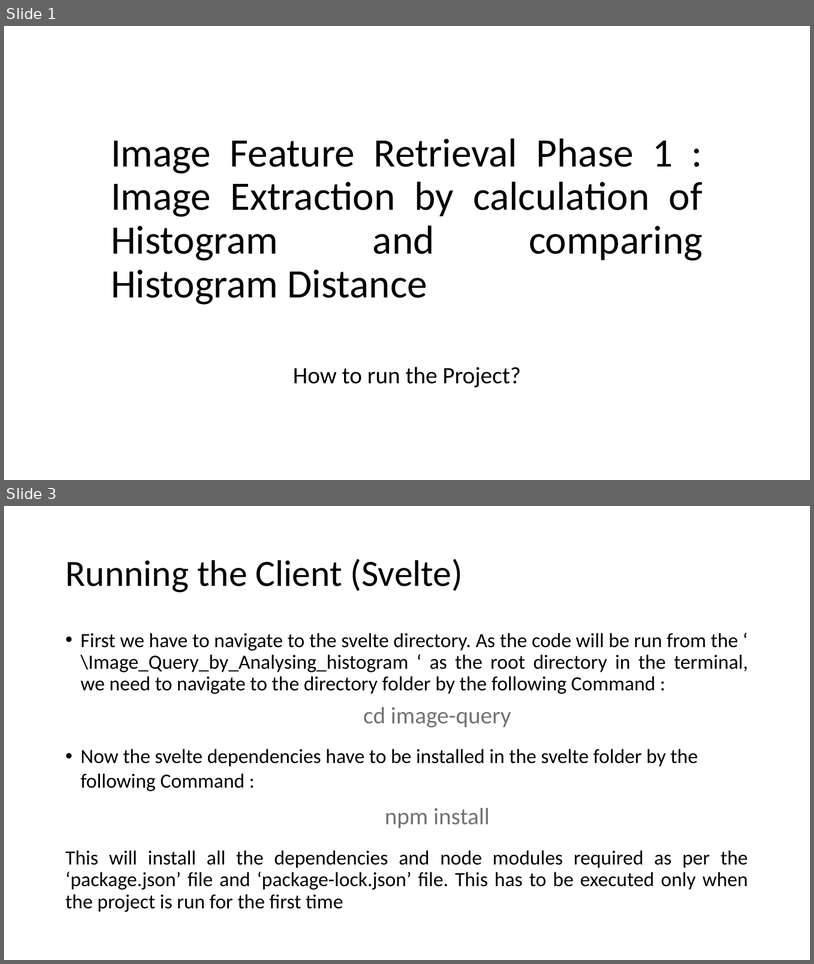
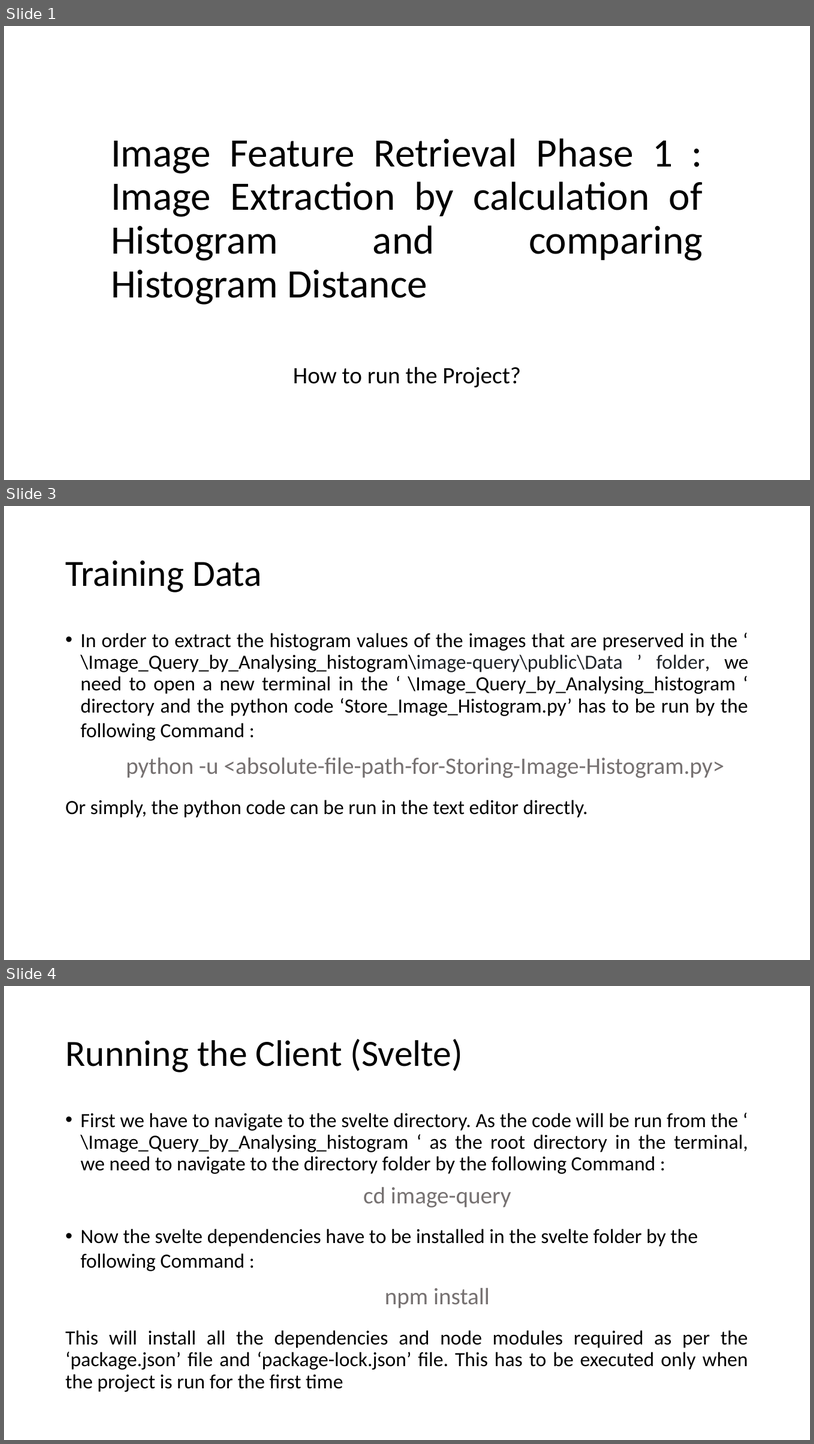
Before and after one commit to Saha-Kuljit-Shantanu/Image_Query_by_Analysing_Histogram_Distance, a slide deck: How to Run this project.pptx. Shown one above the other, each under a label of ours: slides 1 and 3 before the commit, slides 1, 3 and 4 after it; the slides between them are not shown. The pictures are 814x964 and 814x1444 pixels, drawn with LibreOffice and Linux fonts; fonts in the diff are those of the drawing. Boxes give left, top, right and bottom in pixels: in the first picture for what was removed or moved away, otherwise in the second. Text is boxed around its words. In the diff, an @@ line names an element or a change of style, - is before the commit and + after.

Commit message:
Added data

```diff
--- a/How to Run this project.pptx
+++ b/How to Run this project.pptx
@@ slide 3 added at <box>4,506,810,960</box>, background #FFFFFF @@
@@ title added at <box>65,560,262,592</box>, 44 pt, text #000000 @@
+Training Data
@@ text added at <box>65,633,749,817</box>, 24 pt, text #000000 @@
+• In order to extract the histogram values of the images that are preserved in the ‘ \Image_Query_by_Analysing_histogram\image-query\public\Data ’ folder, we need to open a new terminal in the ‘ \Image_Query_by_Analysing_histogram ‘ directory and the python code ‘Store_Image_Histogram.py’ has to be run by the following Command :
+python -u <absolute-file-path-for-Storing-Image-Histogram.py>
+Or simply, the python code can be run in the text editor directly.
@@ what was slide 3 is now slide 4 @@
```
Also in this commit, not shown: 1 slide changed, 1 other file.
